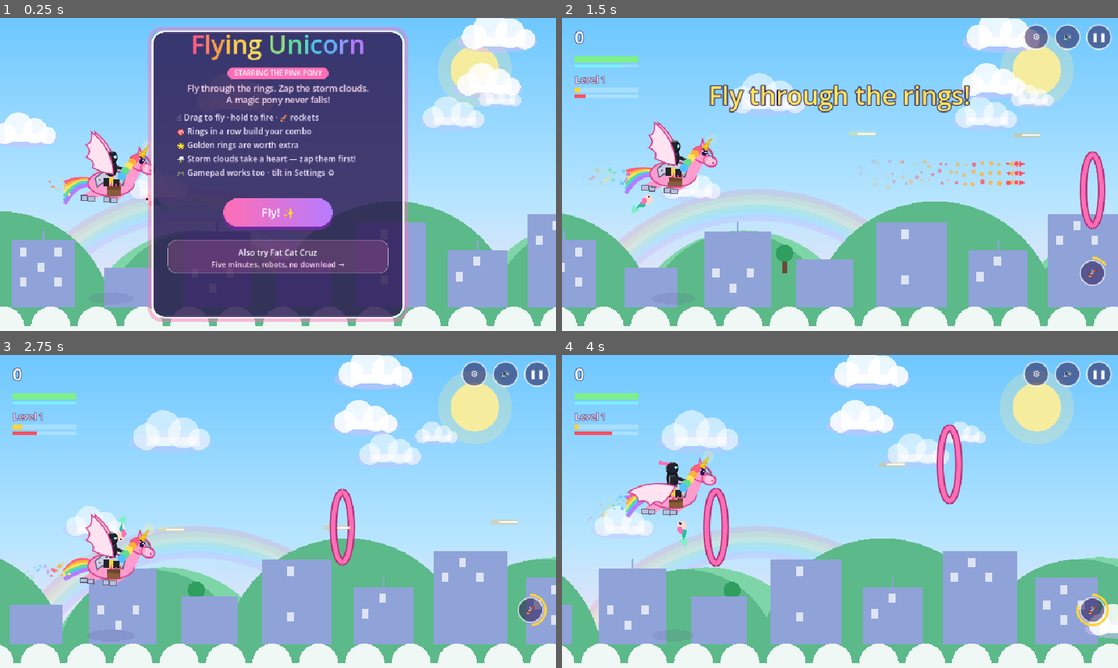
Above: before the commit, frames 1-4 (two rows, left to right).
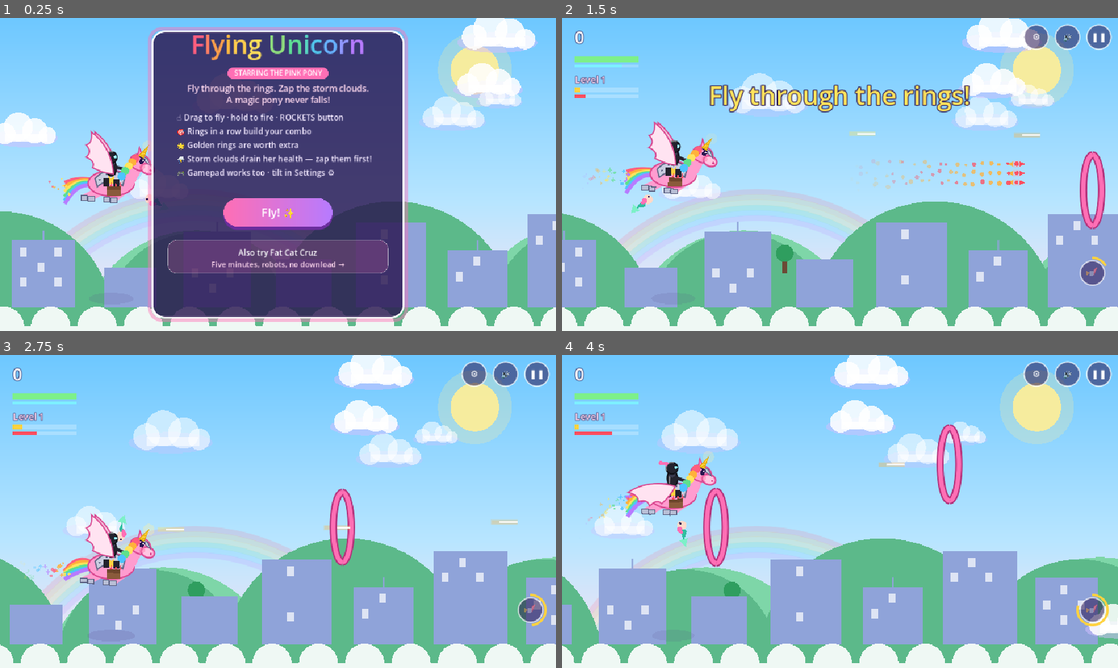
Above: after the commit, the same moments.

Repository: Dan8NOD/flying-unicorn
Game: Godot game, scene res://main.tscn
Two runs of this game, one before a commit and one after it. Both use one fixed random seed, a clock stepped at 60 frames per second and the inputs below.
Inputs (mouse positions are in pixels of both pictures, inside the frame that each line leads up to):
- Up to frame 1 (0.25 s): no input
- Up to frame 2 (1.5 s): tap Enter at 0.5 s; move the mouse to (962, 158) at 0.52 s; hold D (fly_right) 0.53-1.25 s; hold Space (fire) 0.53-1.25 s; click (962, 158) at 0.67 s; tap R (rockets) at 0.8 s; drag from (728, 190) to (812, 237) at 1.27 s
- Up to frame 3 (2.75 s): move the mouse to (333, 442) at 2.02 s; hold D (fly_right) from 2.03 s (still down); hold Space (fire) from 2.03 s (still down); tap R (rockets) at 2.3 s
- Up to frame 4 (4 s): release D (fly_right) at 2.75 s; release Space (fire) at 2.75 s; drag from (812, 574) to (673, 464) at 2.77 s; move the mouse to (1006, 558) at 3.52 s; hold A (fly_left) from 3.53 s (still down); tap X at 3.6 s; tap R (rockets) at 3.8 s

The runs differ from the first frame. In frame 1, 0.5% of the frame differs, in the area x 43-67%, y 30-47%; in frame 2, less than 0.1%; in frame 3, less than 0.1%; in frame 4, less than 0.1%.

Commit message:
Rocket glyph drawn, title copy fixed

Diff:
--- a/main.gd
+++ b/main.gd
@@ -2288,10 +2288,10 @@
 	_text_c(Vector2(W / 2, y), "A magic pony never falls!", 15, Color("ffd9ef"))
 	y += 30
 	var items := [
-		"☝️ Drag to fly · hold to fire · 🚀 rockets",
+		"☝️ Drag to fly · hold to fire · ROCKETS button",
 		"🎯 Rings in a row build your combo",
 		"🌟 Golden rings are worth extra",
-		"⛈️ Storm clouds take a heart — zap them first!",
+		"⛈️ Storm clouds drain her health — zap them first!",
 		"🎮 Gamepad works too · tilt in Settings ⚙",
 	]
 	for it in items:
@@ -2405,7 +2405,13 @@
 	_draw_round_button(Vector2(VW - 87, 33), "🔇" if synth.muted else "🔊")
 	_draw_round_button(Vector2(VW - 33, 33), "❚❚")
 	_draw_round_button(Vector2(VW - 141, 33), "⚙")
-	_draw_round_button(Vector2(VW - 44, VH - 100), "🚀")
+	draw_circle(Vector2(VW - 44, VH - 100), 21, Color(42 / 255.0, 22 / 255.0, 80 / 255.0, 0.55))
+	draw_arc(Vector2(VW - 44, VH - 100), 21, 0, TAU, 32, Color(1, 1, 1, 0.7), 2, true)
+	var rp := Vector2(VW - 44, VH - 100)
+	var rdim := 0.45 if rocket_cd > 0 else 1.0
+	draw_colored_polygon(PackedVector2Array([rp + Vector2(9, -11), rp + Vector2(1, -3), rp + Vector2(-5, -3), rp + Vector2(-5, 5), rp + Vector2(1, 5)]), Color(0.79, 0.81, 0.88, rdim))
+	draw_colored_polygon(PackedVector2Array([rp + Vector2(9, -11), rp + Vector2(2, -6), rp + Vector2(2, 6)]), Color(1, 0.3, 0.37, rdim))
+	draw_colored_polygon(PackedVector2Array([rp + Vector2(-5, 0), rp + Vector2(-10, -4), rp + Vector2(-10, 4)]), Color(1, 0.69, 0.24, rdim))
 	if rocket_cd > 0:
 		draw_arc(Vector2(VW - 44, VH - 100), 26, -PI / 2, -PI / 2 + TAU * (1.0 - rocket_cd / ROCKET_CD), 32, Color("ffd23f"), 4, true)
 	if transitioning and state == "play":
